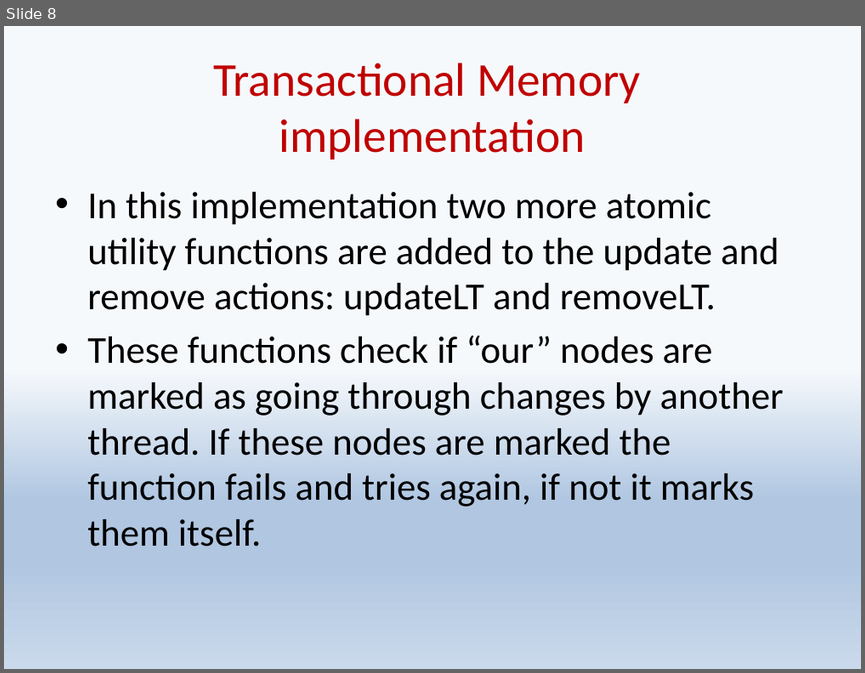
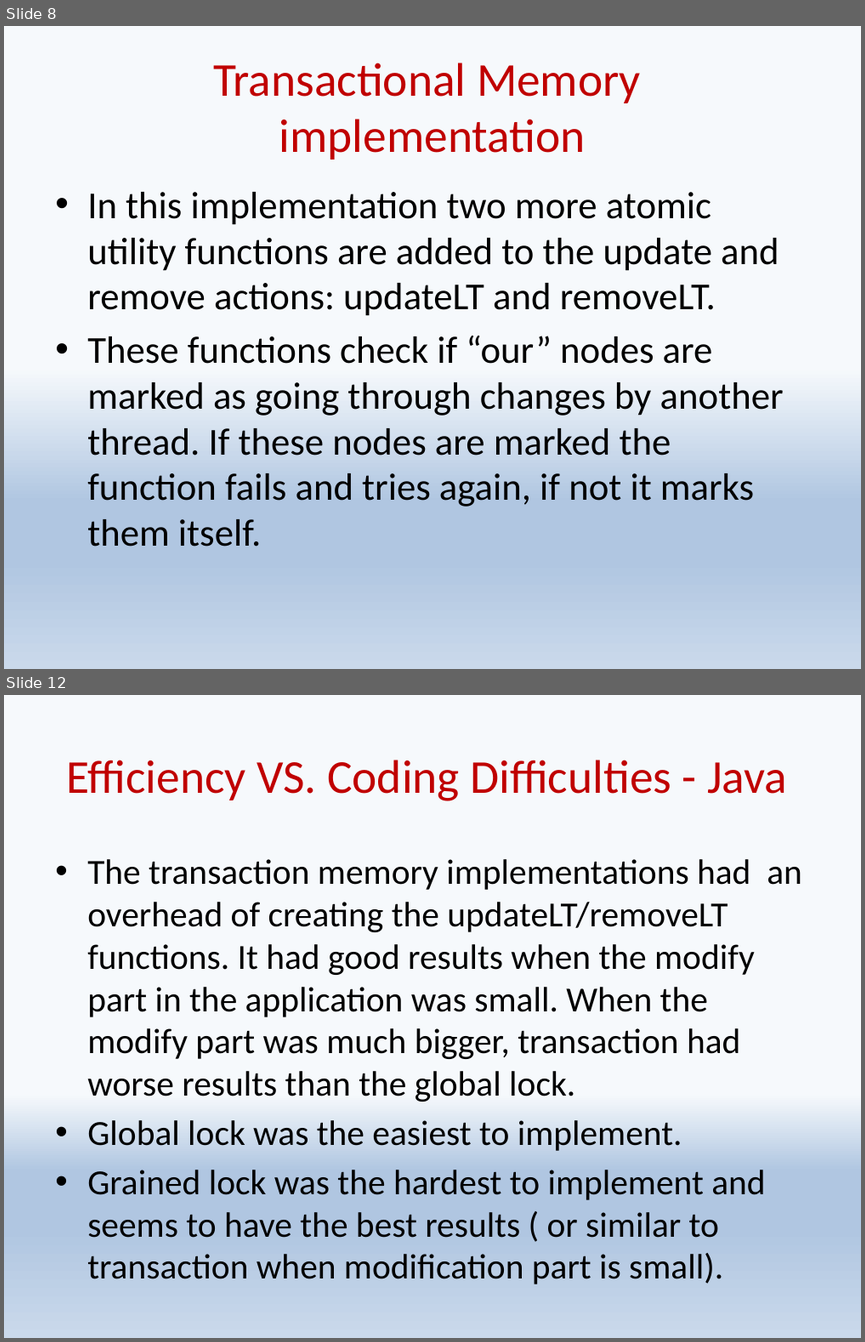
Before and after one commit to shaypele/LeapList, a slide deck: Leaplist.pptx. Shown one above the other, each under a label of ours: slide 8 before the commit, slides 8 and 12 after it; the slides between them are not shown. The pictures are 865x673 and 865x1342 pixels, drawn with LibreOffice and Linux fonts; fonts in the diff are those of the drawing. Boxes give left, top, right and bottom in pixels: in the first picture for what was removed or moved away, otherwise in the second. Text is boxed around its words. In the diff, an @@ line names an element or a change of style, - is before the commit and + after.

Commit message:
presentation and Grained lock clean

```diff
--- a/Leaplist.pptx
+++ b/Leaplist.pptx
@@ slide 12 added at (4,695,861,1338), background gradient #F6F9FC to #B0C6E1 to #CAD9EB @@
@@ title added at (66,760,787,801), 39.6 pt, text #C00000 @@
+Efficiency VS. Coding Difficulties - Java
@@ text added at (87,859,802,1284), 29.6 pt, text #000000 @@
+• The transaction memory implementations had an overhead of creating the updateLT/removeLT functions. It had good results when the modify part in the application was small. When the modify part was much bigger, transaction had worse results than the global lock.
+• Global lock was the easiest to implement.
+• Grained lock was the hardest to implement and seems to have the best results ( or similar to transaction when modification part is small).
```
Also in this commit, not shown: 4 slides changed, 2 other slides added, 3 other files.
